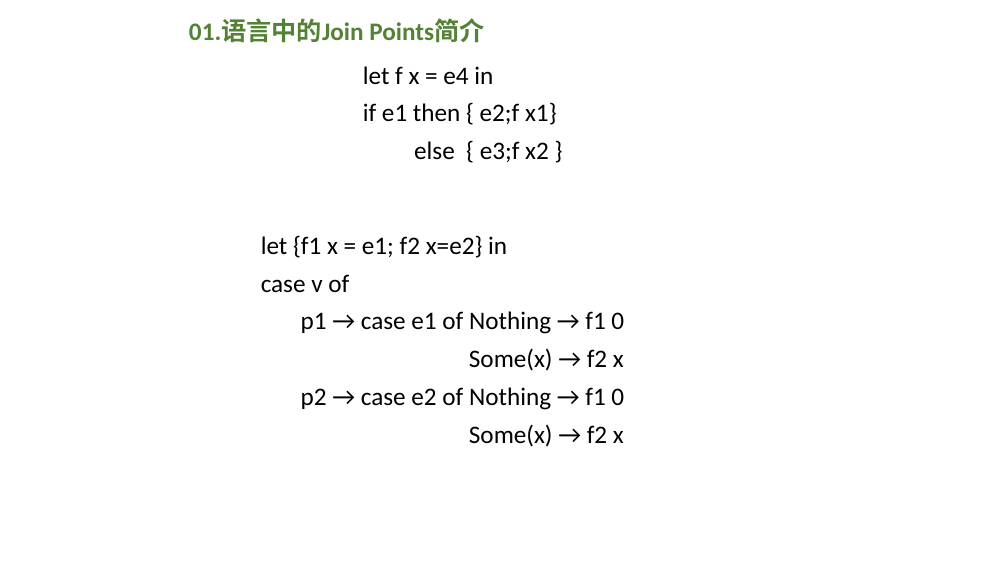
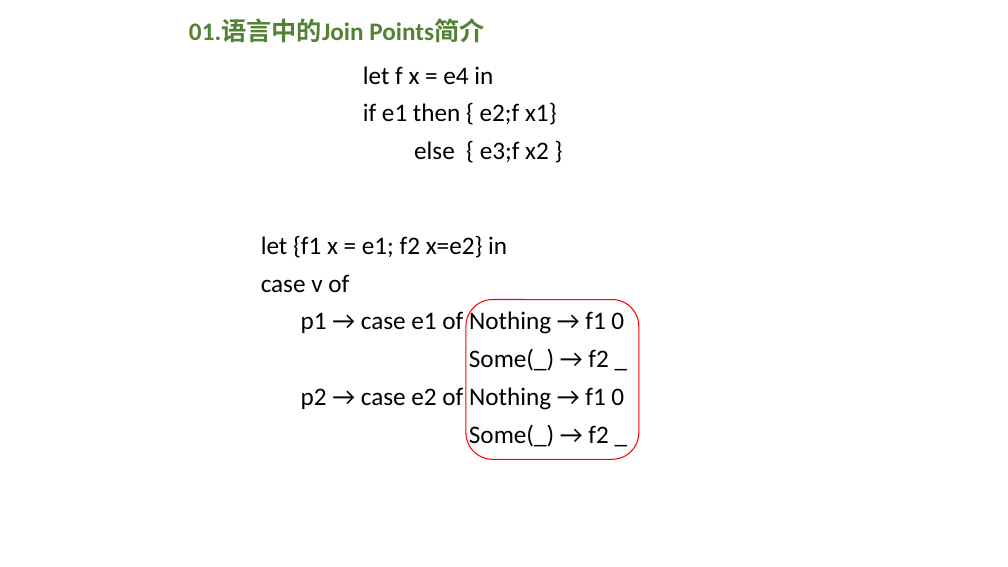
Before and after one commit to ustc-pldpa/2018s-final-projects, a slide deck: slide 3 of 14-Compiling-without-Continuations/report.pptx. Drawn at 1008x567 pixels with LibreOffice and Linux fonts; fonts in the diff are those of the drawing; background and template pictures are left out. Boxes give left, top, right and bottom in pixels: in the first picture for what was removed or moved away, otherwise in the second. Text is boxed around its words. In the diff, an @@ line names an element or a change of style, - is before the commit and + after.

```diff
--- a/14-Compiling-without-Continuations/report.pptx
+++ b/14-Compiling-without-Continuations/report.pptx
@@ rounded rectangle added at <box>466,299,639,459</box>, outline #FF0000 1 pt @@
@@ text at <box>469,348,608,371</box>: text changed @@
-Some(x) → f2 x
+Some(_) → f2 _
@@ text at <box>469,424,608,449</box>: text changed @@
-Some(x) → f2 x
+Some(_) → f2 _
```
Also in this commit, not shown: 4 other slides changed, 2 other files.
